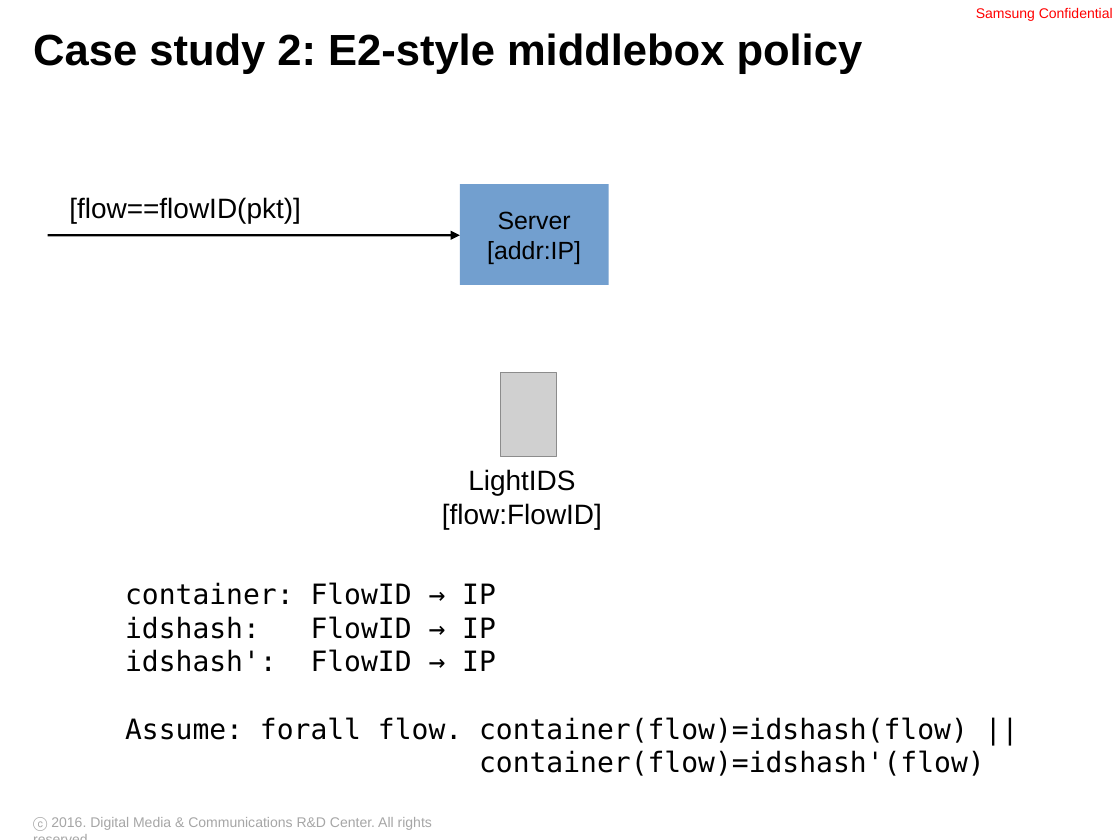
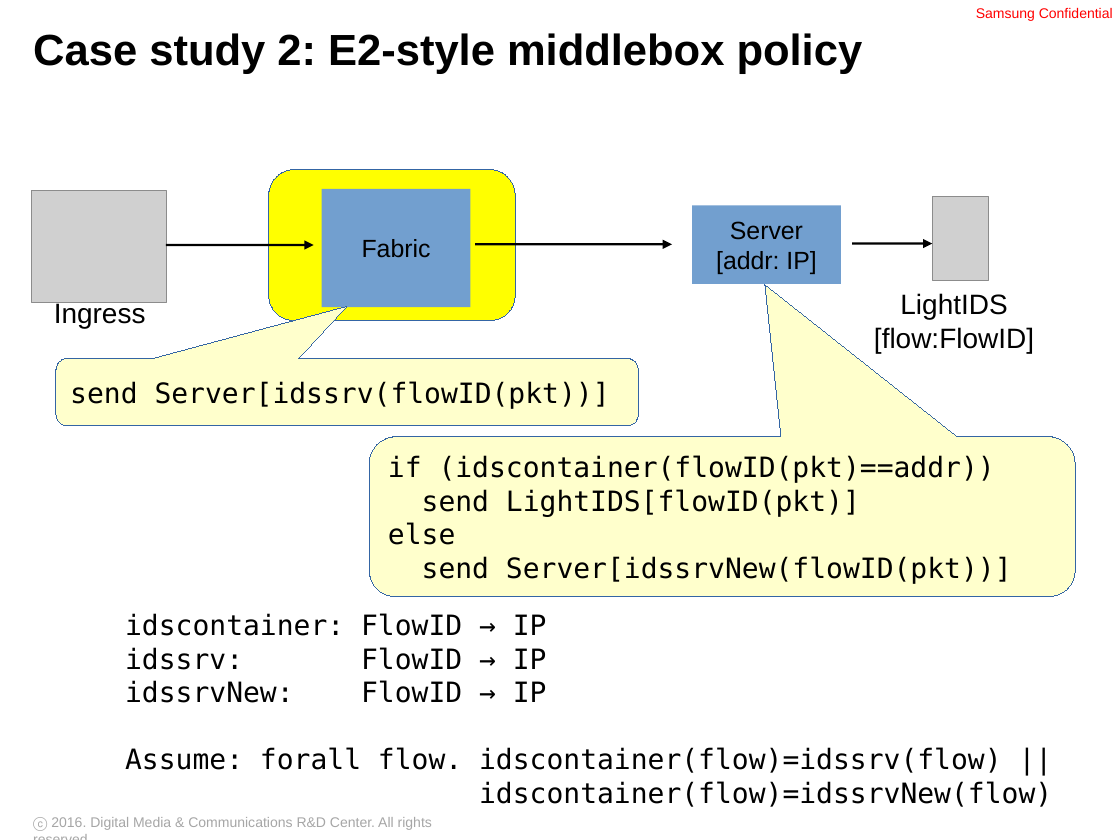
Before and after one commit to ryzhyk/cocoon, a slide deck: slide 27 of doc/distsys_talk_03_09_16.odp (slide 24 before the commit). Drawn at 1120x840 pixels with LibreOffice and Linux fonts; fonts in the diff are those of the drawing; grey boxes stand for pictures; background and template pictures are left out. Boxes give left, top, right and bottom in pixels: in the first picture for what was removed or moved away, otherwise in the second. Text is boxed around its words. In the diff, an @@ line names an element or a change of style, - is before the commit and + after.

```diff
--- a/doc/distsys_talk_03_09_16.odp
+++ b/doc/distsys_talk_03_09_16.odp
@@ rounded rectangle added at <box>269,169,515,320</box>, fill #FFFF00, outline #3465A4 0 pt @@
@@ picture: place and size @@
-picture at <box>501,373,557,457</box>
+picture at <box>32,190,167,302</box>
@@ text removed at <box>69,197,301,223</box> @@
-[flow==flowID(pkt)]
@@ rectangle added at <box>321,189,470,308</box>, fill #729FCF, 16 pt, text #000000 @@
+Fabric
@@ rectangle "Server": place and size @@
-rectangle "Server" at <box>460,184,609,284</box>
+rectangle "Server" at <box>692,205,841,283</box>
@@ picture added at <box>932,196,988,280</box> @@
@@ arrow moved from (48, 235) - (460, 235) to (166, 245) - (314, 245) @@
@@ arrow added from (475, 244) to (672, 244), #000000 1.45 pt @@
@@ text in rectangle at <box>716,251,816,274</box>: spaces changed @@
-[addr:IP]
+[addr: IP]
@@ arrow added from (852, 243) to (932, 243), #000000 1.45 pt @@
@@ text "LightIDS": place and size @@
-text "LightIDS" at <box>442,469,602,529</box>
+text "LightIDS" at <box>874,293,1034,353</box>
@@ text added at <box>54,301,146,328</box>, 18 pt, text #000000 @@
+Ingress
@@ rounded speech box added at <box>56,358,638,426</box>, fill #FFFFCC, outline #3465A4 0 pt, 18 pt, text #000000 @@
+send Server[idssrv(flowID(pkt))]
@@ rounded speech box added at <box>370,437,1075,597</box>, fill #FFFFCC, outline #3465A4 0 pt, 18 pt, text #000000 @@
+if (idscontainer(flowID(pkt)==addr))
+send LightIDS[flowID(pkt)]
+else
+send Server[idssrvNew(flowID(pkt))]
@@ text at <box>125,613,1052,807</box>: text changed @@
-container: FlowID → IP
-idshash: FlowID → IP
-idshash': FlowID → IP
-Assume: forall flow. container(flow)=idshash(flow) ||
-container(flow)=idshash'(flow)
+idscontainer: FlowID → IP
+idssrv: FlowID → IP
+idssrvNew: FlowID → IP
+Assume: forall flow. idscontainer(flow)=idssrv(flow) ||
+idscontainer(flow)=idssrvNew(flow)
```
Also in this commit, not shown: 9 other slides changed, 7 slides added, 1 slide removed.
